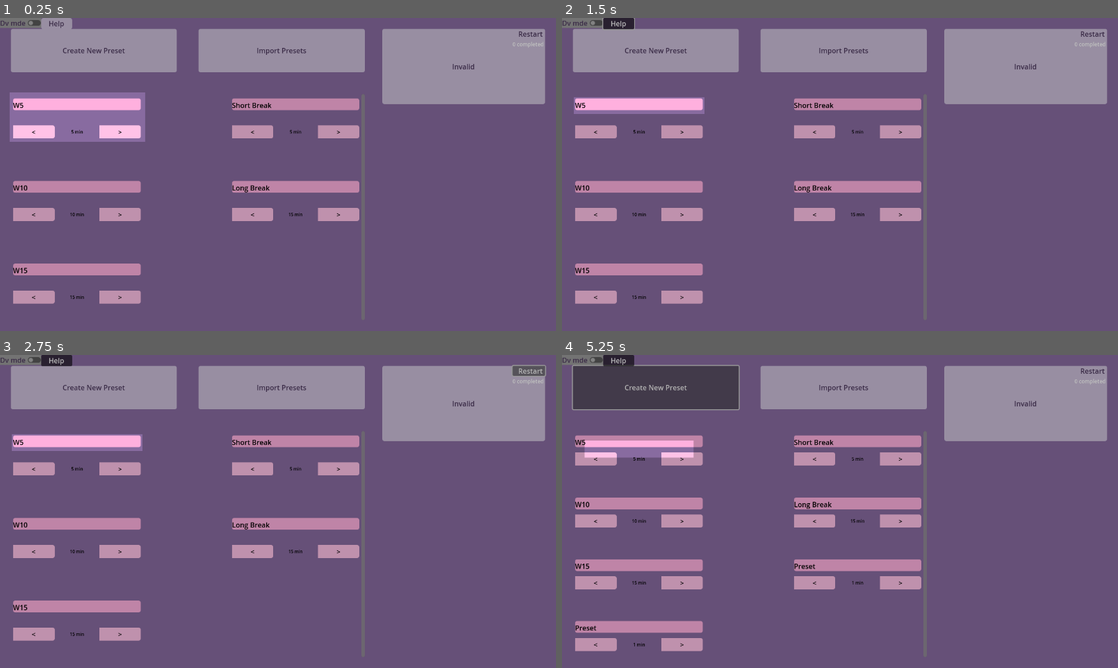
Above: before the commit, frames 1-4 (two rows, left to right).
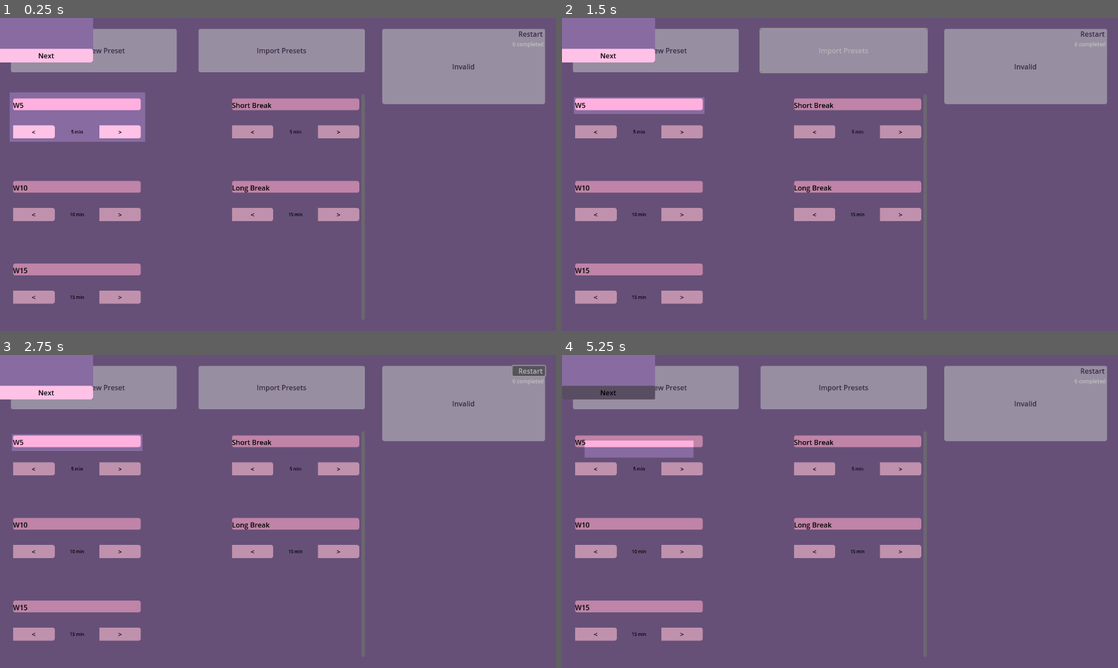
Above: after the commit, the same moments.

Repository: MacBeing3/Custom-Pomodoro-Style-Timers
Game: Godot game, scene res://src/project_root.tscn
Two runs of this game, one before a commit and one after it. Both use one fixed random seed, a clock stepped at 60 frames per second and the inputs below.
Inputs (mouse positions are in pixels of both pictures, inside the frame that each line leads up to):
- Up to frame 1 (0.25 s): no input
- Up to frame 2 (1.5 s): click "Import Presets" at 0.5 s; click "Help" at 1.25 s
- Up to frame 3 (2.75 s): click "Restart" at 2 s
- Up to frame 4 (5.25 s): click "Restart" at 2.75 s; click "Restart" at 3.5 s; click (606, 392) at 4.25 s, where only the run after the commit has a clickable "Next"; click (606, 392) at 5 s, where only the run after the commit has a clickable "Next"

The runs differ from the first frame. In frame 1, 2.4% of the frame differs, in the area x 0-17%, y 0-15%; in frame 2, 2.7%; in frame 3, 2.4%; in frame 4, 16%, in the area x 0-65%, y 0-95%.

Commit message:
HelpScreen Start
+made a panel and button to give info and next

Diff:
--- /dev/null
+++ b/Nice timers/assets/Help_Screen.tres
@@ -0,0 +1,67 @@
+[gd_resource type="Theme" load_steps=10 format=3 uid="uid://4fqnc0gko40p"]
+
+[sub_resource type="StyleBoxFlat" id="StyleBoxFlat_rmel2"]
+bg_color = Color(1, 0.568627, 0.819608, 1)
+corner_radius_top_left = 25
+corner_radius_top_right = 25
+corner_radius_bottom_right = 25
+corner_radius_bottom_left = 25
+
+[sub_resource type="StyleBoxEmpty" id="StyleBoxEmpty_3dnej"]
+
+[sub_resource type="StyleBoxFlat" id="StyleBoxFlat_50yrg"]
+bg_color = Color(1, 0.76, 0.904, 1)
+corner_radius_top_right = 5
+corner_radius_bottom_right = 5
+
+[sub_resource type="StyleBoxFlat" id="StyleBoxFlat_kdlcc"]
+bg_color = Color(1, 0.76, 0.904, 1)
+corner_radius_top_left = 50
+corner_radius_bottom_left = 50
+
+[sub_resource type="StyleBoxFlat" id="StyleBoxFlat_uyimi"]
+bg_color = Color(1, 0.76, 0.904, 1)
+corner_radius_top_right = 50
+corner_radius_bottom_right = 50
+
+[sub_resource type="StyleBoxFlat" id="StyleBoxFlat_iyu2m"]
+bg_color = Color(1, 0.690196, 0.870588, 1)
+corner_radius_top_left = 1
+corner_radius_top_right = 1
+corner_radius_bottom_right = 1
+corner_radius_bottom_left = 1
+
+[sub_resource type="StyleBoxFlat" id="StyleBoxFlat_gft7q"]
+bg_color = Color(0.507023, 0.626704, 0.636632, 0.392157)
+
+[sub_resource type="StyleBoxFlat" id="StyleBoxFlat_7tjpe"]
+bg_color = Color(1, 0.690196, 0.870588, 1)
+corner_radius_top_left = 5
+corner_radius_top_right = 5
+corner_radius_bottom_right = 5
+corner_radius_bottom_left = 5
+
+[sub_resource type="StyleBoxFlat" id="StyleBoxFlat_xxftf"]
+bg_color = Color(1, 0.69, 0.870833, 1)
+corner_radius_top_left = 2
+corner_radius_top_right = 2
+corner_radius_bottom_right = 2
+corner_radius_bottom_left = 2
+
+[resource]
+Background/styles/panel = SubResource("StyleBoxFlat_rmel2")
+Button/colors/font_color = Color(0, 0, 0, 1)
+Button/colors/font_focus_color = Color(0, 0, 0, 1)
+Button/colors/font_hover_color = Color(0, 0, 0, 1)
+Button/colors/font_hover_pressed_color = Color(0, 0, 0, 1)
+Button/styles/focus = SubResource("StyleBoxEmpty_3dnej")
+Button/styles/normal = SubResource("StyleBoxFlat_50yrg")
+DecreaseButton/styles/normal = SubResource("StyleBoxFlat_kdlcc")
+IncreaseButton/styles/normal = SubResource("StyleBoxFlat_uyimi")
+Label/colors/font_color = Color(1, 1, 1, 1)
+ProgressBar/styles/background = SubResource("StyleBoxFlat_iyu2m")
+ProgressBar/styles/fill = SubResource("StyleBoxFlat_gft7q")
+TextEdit/colors/font_color = Color(0, 0, 0, 1)
+TextEdit/colors/font_placeholder_color = Color(0, 0, 0, 0.6)
+TextEdit/styles/normal = SubResource("StyleBoxFlat_7tjpe")
+TimeRect/styles/panel = SubResource("StyleBoxFlat_xxftf")
--- a/Nice timers/src/highlight_help_pop_up.tscn
+++ b/Nice timers/src/highlight_help_pop_up.tscn
@@ -1,6 +1,34 @@
-[gd_scene load_steps=5 format=3 uid="uid://crenxol6j041d"]
+[gd_scene load_steps=7 format=3 uid="uid://crenxol6j041d"]
 
+[ext_resource type="Theme" uid="uid://4fqnc0gko40p" path="res://assets/Help_Screen.tres" id="1_25ut4"]
 [ext_resource type="Script" path="res://src/highlight.gd" id="1_re5u8"]
+
+[sub_resource type="Animation" id="Animation_chwdf"]
+length = 0.001
+tracks/0/type = "value"
+tracks/0/imported = false
+tracks/0/enabled = true
+tracks/0/path = NodePath("FocusBox:size")
+tracks/0/interp = 1
+tracks/0/loop_wrap = true
+tracks/0/keys = {
+"times": PackedFloat32Array(0),
+"transitions": PackedFloat32Array(1),
+"update": 0,
+"values": [Vector2(321, 166)]
+}
+tracks/1/type = "value"
+tracks/1/imported = false
+tracks/1/enabled = true
+tracks/1/path = NodePath("FocusBox:position")
+tracks/1/interp = 1
+tracks/1/loop_wrap = true
+tracks/1/keys = {
+"times": PackedFloat32Array(0),
+"transitions": PackedFloat32Array(1),
+"update": 0,
+"values": [Vector2(18, 164)]
+}
 
 [sub_resource type="Animation" id="Animation_wodpx"]
 resource_name = "highlight timer"
@@ -30,42 +58,19 @@
 "values": [Vector2(18, 164), Vector2(27, 182), Vector2(27, 182), Vector2(128, 243), Vector2(128, 243), Vector2(25, 244), Vector2(25, 244)]
 }
 
-[sub_resource type="Animation" id="Animation_chwdf"]
-length = 0.001
-tracks/0/type = "value"
-tracks/0/imported = false
-tracks/0/enabled = true
-tracks/0/path = NodePath("FocusBox:size")
-tracks/0/interp = 1
-tracks/0/loop_wrap = true
-tracks/0/keys = {
-"times": PackedFloat32Array(0),
-"transitions": PackedFloat32Array(1),
-"update": 0,
-"values": [Vector2(321, 166)]
-}
-tracks/1/type = "value"
-tracks/1/imported = false
-tracks/1/enabled = true
-tracks/1/path = NodePath("FocusBox:position")
-tracks/1/interp = 1
-tracks/1/loop_wrap = true
-tracks/1/keys = {
-"times": PackedFloat32Array(0),
-"transitions": PackedFloat32Array(1),
-"update": 0,
-"values": [Vector2(18, 164)]
-}
-
 [sub_resource type="AnimationLibrary" id="AnimationLibrary_8iopw"]
 _data = {
 "RESET": SubResource("Animation_chwdf"),
 "highlight timer": SubResource("Animation_wodpx")
 }
 
+[sub_resource type="LabelSettings" id="LabelSettings_2strh"]
+font_size = 12
+
 [node name="HighlightHelpPopUp" type="ColorRect"]
 top_level = true
 mouse_filter = 1
+theme = ExtResource("1_25ut4")
 script = ExtResource("1_re5u8")
 background_dim = Color(0, 0, 0, 0.25098)
 
@@ -77,10 +82,10 @@
 anchor_top = 0.5
 anchor_right = 0.5
 anchor_bottom = 0.5
-offset_left = -615.0
-offset_top = -116.0
-offset_right = -510.0
-offset_bottom = -77.0
+offset_left = -622.0
+offset_top = -196.0
+offset_right = -301.0
+offset_bottom = -30.0
 grow_horizontal = 2
 grow_vertical = 2
 color = Color(1, 1, 0, 0.294118)
@@ -90,3 +95,35 @@
 libraries = {
 "": SubResource("AnimationLibrary_8iopw")
 }
+
+[node name="Panel" type="Panel" parent="."]
+layout_mode = 0
+offset_right = 214.0
+offset_bottom = 102.0
+theme = ExtResource("1_25ut4")
+theme_type_variation = &"Background"
+
+[node name="Label" type="Label" parent="Panel"]
+layout_mode = 1
+anchors_preset = -1
+anchor_left = 0.056
+anchor_right = 0.944
+offset_left = 0.0159998
+offset_right = -0.0160065
+offset_bottom = 78.0
+grow_horizontal = 2
+text = "this is the information about the help prompt. this is so cool"
+label_settings = SubResource("LabelSettings_2strh")
+autowrap_mode = 2
+visible_ratio = -0.016129
+
+[node name="Button" type="Button" parent="Panel"]
+layout_mode = 1
+anchors_preset = 12
+anchor_top = 1.0
+anchor_right = 1.0
+anchor_bottom = 1.0
+offset_top = -31.0
+grow_horizontal = 2
+grow_vertical = 0
+text = "Next"
